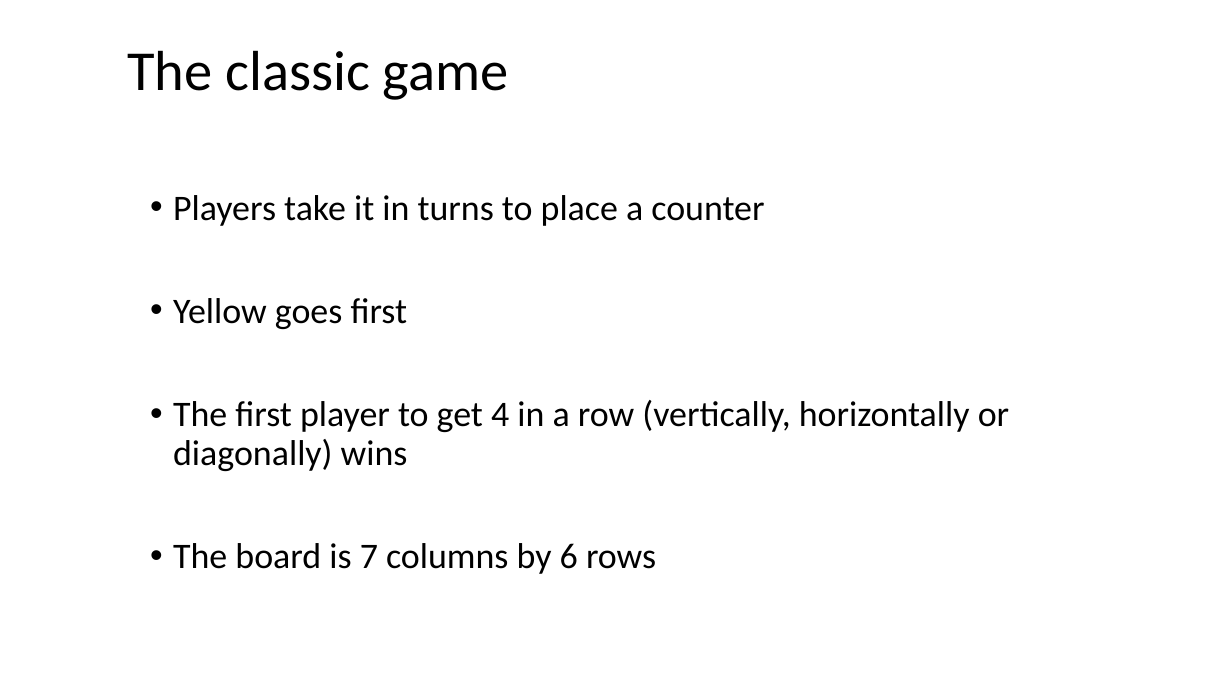
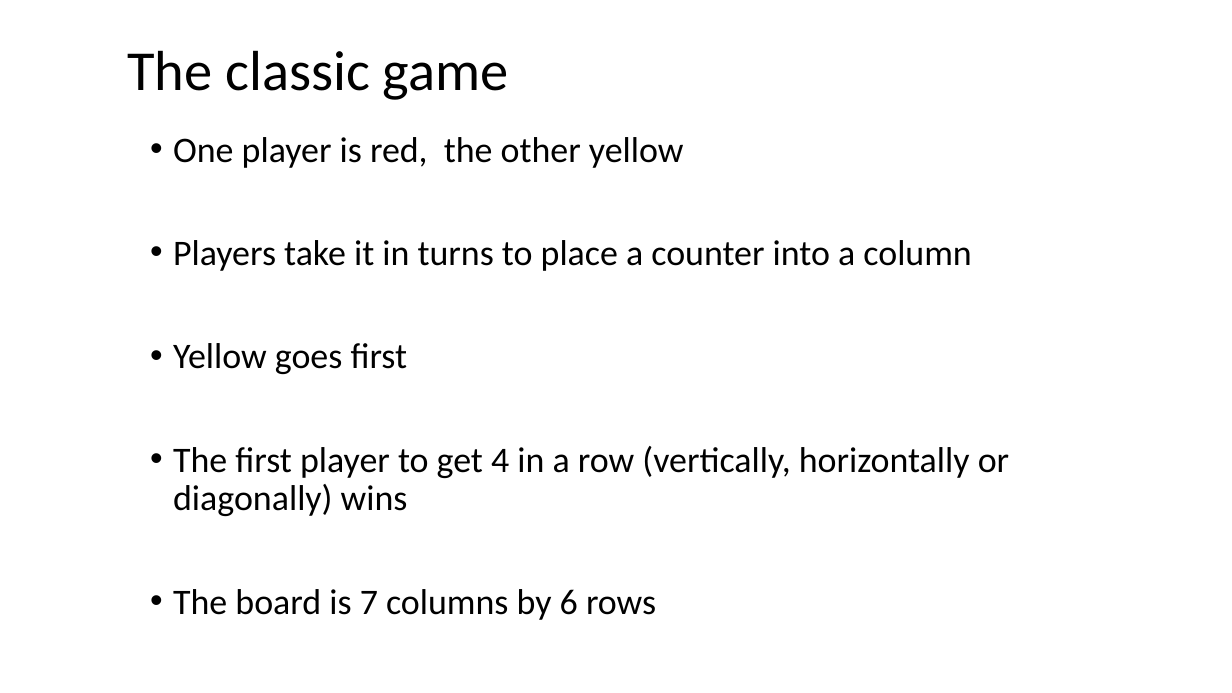
Before and after one commit to YorkCodeDojo/Connect4, a slide deck: slide 2 of Connect4.pptx. Drawn at 1232x693 pixels with LibreOffice and Linux fonts; fonts in the diff are those of the drawing; background and template pictures are left out. Boxes give left, top, right and bottom in pixels: in the first picture for what was removed or moved away, otherwise in the second. Text is boxed around its words. In the diff, an @@ line names an element or a change of style, - is before the commit and + after.

Commit message:
Resized Board

```diff
--- a/Connect4.pptx
+++ b/Connect4.pptx
@@ text "One player is red, the ...": place and size @@
-text "One player is red, the ..." at <box>173,195,1009,574</box>
+text "One player is red, the ..." at <box>173,137,1009,620</box>
@@ text at <box>173,137,971,271</box>: text changed @@
-• Players take it in turns to place a counter
+• One player is red, the other yellow
+• Players take it in turns to place a counter into a column
```
Also in this commit, not shown: 3 other slides changed, 8 slides added, 6 other files.
